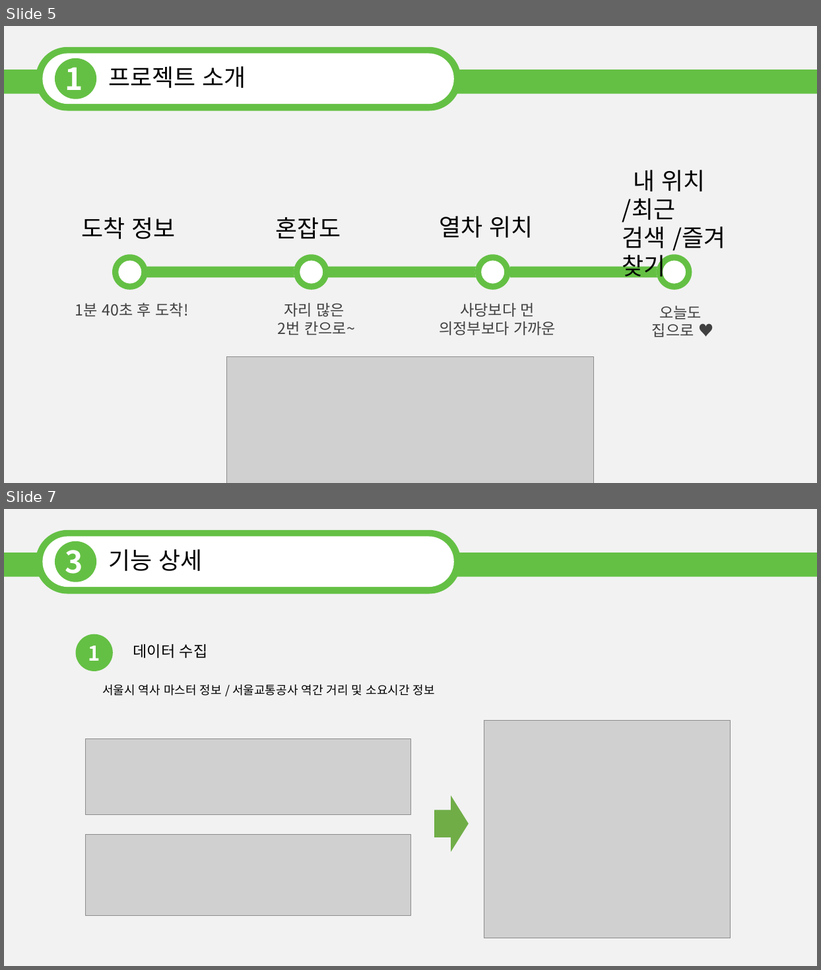
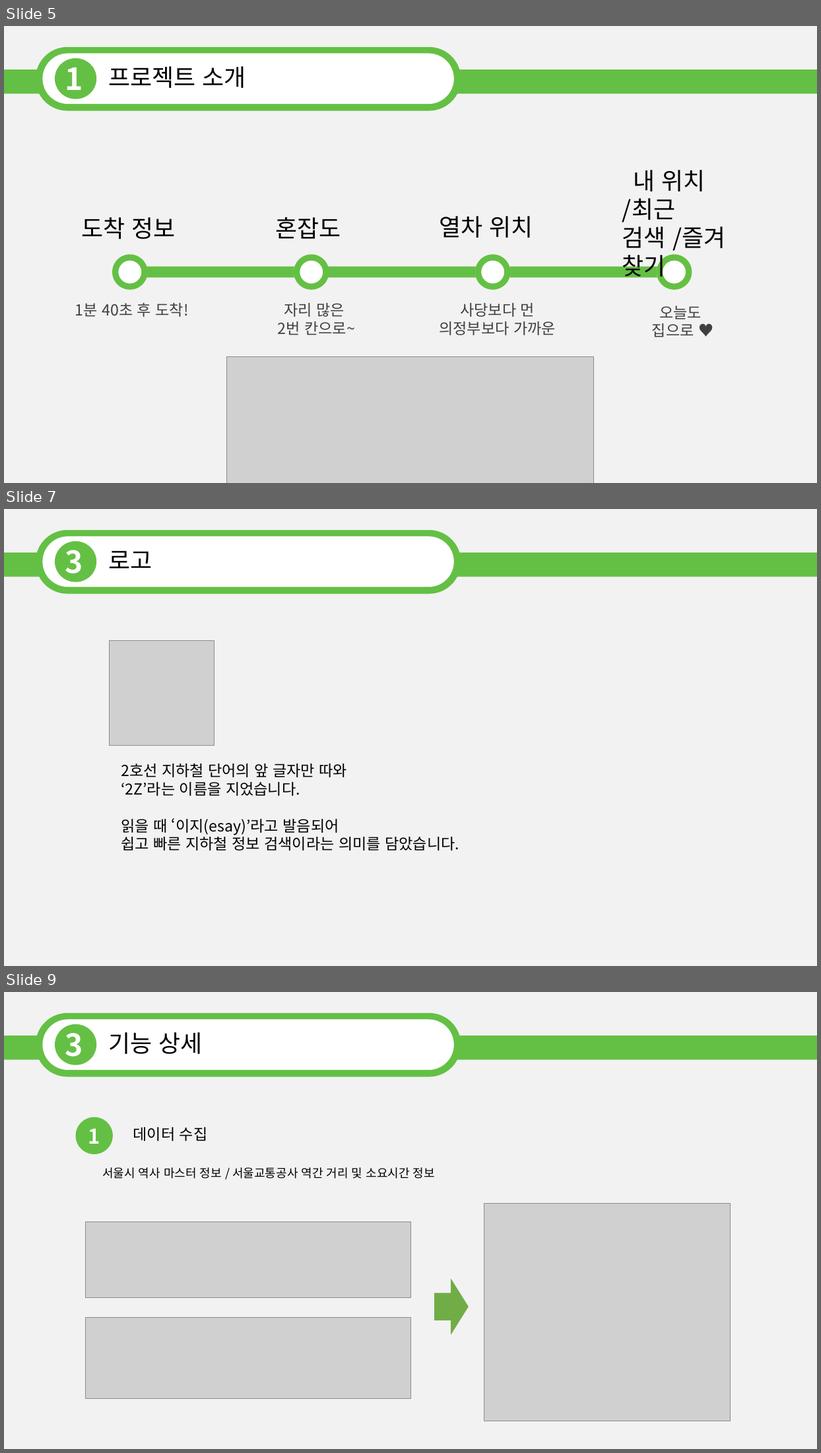
Before and after one commit to whgustj0831/new_2Z1, a slide deck: 지하철PPT템플릿 고딕.pptx. Shown one above the other, each under a label of ours: slides 5 and 7 before the commit, slides 5, 7 and 9 after it; the slides between them are not shown. The pictures are 821x970 and 821x1453 pixels, drawn with LibreOffice and Linux fonts; fonts in the diff are those of the drawing; grey boxes stand for pictures. Boxes give left, top, right and bottom in pixels: in the first picture for what was removed or moved away, otherwise in the second. Text is boxed around its words. In the diff, an @@ line names an element or a change of style, - is before the commit and + after.

```diff
--- a/지하철PPT템플릿 고딕.pptx
+++ b/지하철PPT템플릿 고딕.pptx
@@ slide 7 added at [4, 509, 817, 966], background #FFFFFF; not listed: 1 template element that a slide beside it also shows @@
@@ rounded rectangle added at [36, 529, 461, 593], fill #64C044 @@
@@ rounded rectangle added at [42, 537, 454, 587], fill #FFFFFF @@
@@ ellipse added at [55, 541, 96, 582], fill #64C044 @@
@@ text added at [65, 542, 83, 581], 36 pt, text #FFFFFF, bold @@
+3
@@ rectangle added at [4, 553, 817, 578], fill #64C044 @@
@@ text added at [108, 551, 152, 568], 28 pt, text #000000 @@
+로고
@@ picture added at [109, 641, 214, 746] @@
@@ text added at [121, 763, 459, 851], 18 pt, text #000000 @@
+2호선 지하철 단어의 앞 글자만 따와
+‘2Z’라는 이름을 지었습니다.
+읽을 때 ‘이지(esay)’라고 발음되어
+쉽고 빠른 지하철 정보 검색이라는 의미를 담았습니다.
@@ what was slide 7 is now slide 9 @@
```
Also in this commit, not shown: 3 slides changed, 1 other slide added.
